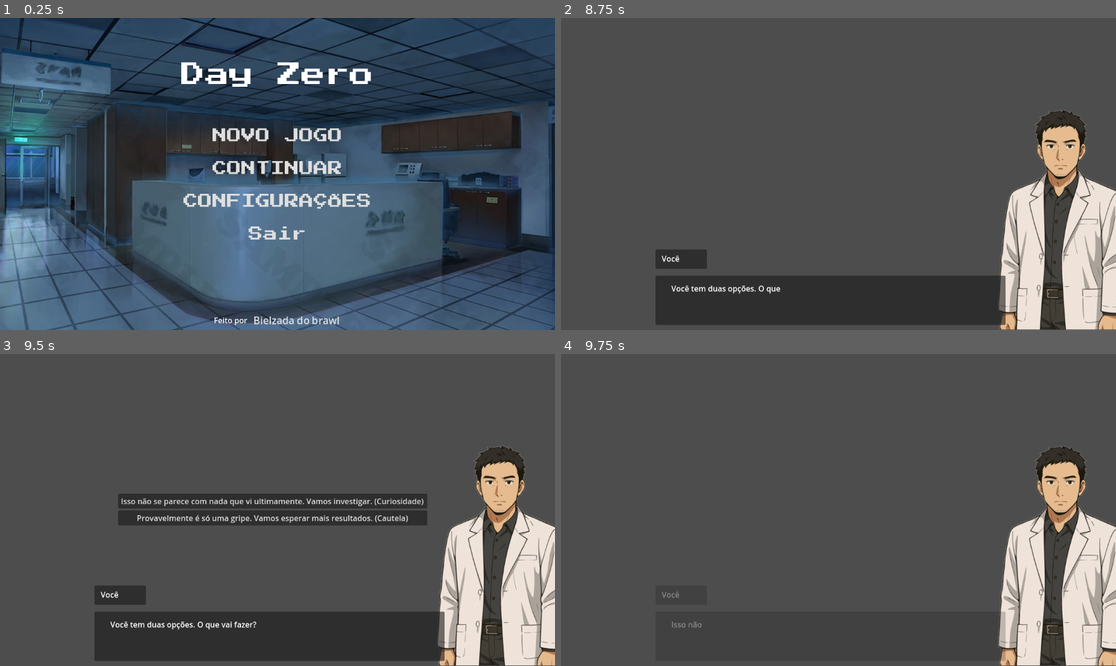
Above: before the commit, frames 1-4 (two rows, left to right).
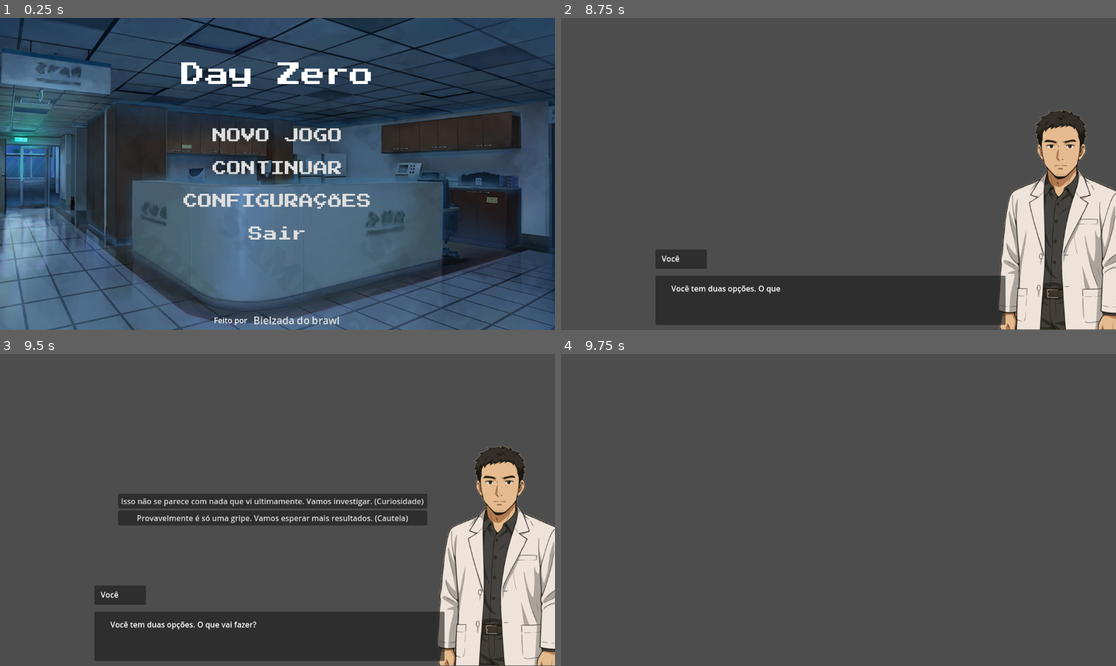
Above: after the commit, the same moments.

Repository: pmas98/Trabalho-Unifor-Jogos
Game: Godot game, scene res://Menu/Menu.tscn
The game is run twice, just before and just after one commit, with the same random seed, the same clock (stepped at 60 frames per second) and the same inputs.
Inputs (mouse positions are in pixels of both pictures, inside the frame that each line leads up to):
- Up to frame 1 (0.25 s): no input
- Up to frame 2 (8.75 s): click "Bielzada do brawl" at 0.5 s; click "CONTINUAR" at 1.25 s; tap Enter (ui_accept) at 2, 2.27, 3.02, 3.5, 4.52, 5.27, 6.02, 7.52, 8.27 s; move the mouse to (960, 158) at 2.02 s; click (960, 158) at 2.17 s; move the mouse to (727, 189) at 2.77 s; click (727, 189) at 2.92 s; move the mouse to (894, 105) at 3.52 s; click (894, 105) at 3.67 s; move the mouse to (810, 236) at 4.27 s; click (810, 236) at 4.42 s; move the mouse to (1005, 220) at 5.02 s; click (1005, 220) at 5.17 s; move the mouse to (672, 127) at 5.77 s; click (672, 127) at 5.92 s; move the mouse to (866, 174) at 6.52 s; click (866, 174) at 6.67 s; move the mouse to (755, 96) at 7.27 s; click (755, 96) at 7.42 s; move the mouse to (960, 158) at 8.02 s; click (960, 158) at 8.17 s
- Up to frame 3 (9.5 s): move the mouse to (166, 525) at 8.77 s; click (166, 525) at 8.92 s; tap Enter (ui_accept) at 9.02 s
- Up to frame 4 (9.75 s): click "Isso não se parece com nada q…" at 9.5 s

Frames 1-3 are identical in both runs. In frame 4, 10% of the frame differs, in the area x 18-100%, y 29-100%.

Commit message:
Arvore de decisões

Diff:
--- a/Chapters/Chapter1/chapter_1.gd
+++ b/Chapters/Chapter1/chapter_1.gd
@@ -8,9 +8,8 @@
 var dialogue_data : Dictionary
 # Current position
 var cur_chapter : int = 0
-var cur_scene   : int = 0
-# To track which choice was selected
-var next_scene_id : int = -1
+var cur_scene_id : int = 0  # Changed from cur_scene to cur_scene_id to be more explicit
+var next_scene_id : int = -1  # Track the next scene we should go to
 
 func _ready():
 	# Load+parse the JSON once
@@ -33,101 +32,84 @@
 	var save_data = save_system.load_game()
 	if save_data.has("chapter") and save_data.has("scene_id"):
 		cur_chapter = save_data["chapter"]
-		cur_scene = save_data["scene_id"]
+		cur_scene_id = save_data["scene_id"]
+		# Start with the saved scene instead of always scene 0
+		start_scene_by_id(cur_scene_id)
+	else:
+		# Only start with scene 0 if there's no save data
+		start_scene_by_id(0)
 
-	# Kick off scene
-	start_current_scene()
+func find_scene_by_id(scene_id: int) -> Dictionary:
+	print("Finding scene with ID: ", scene_id)
+	# Search through all scenes in the current chapter to find the one with matching ID
+	for scene in dialogue_data["chapters"][cur_chapter]["scenes"]:
+		if scene.has("id") and scene["id"] == scene_id:
+			print("Found scene: ", scene)
+			return scene
+	print("Scene not found!")
+	return {}
 
-func start_current_scene():
-	# Check if the scene index is valid
-	if cur_scene >= dialogue_data["chapters"][cur_chapter]["scenes"].size():
-		print("End of chapter reached")
+func start_scene_by_id(scene_id: int) -> void:
+	print("Starting scene with ID: ", scene_id)
+	var scene = find_scene_by_id(scene_id)
+	if scene.is_empty():
+		print("Error: Scene with ID ", scene_id, " not found")
 		return
 
-	var scene = dialogue_data["chapters"][cur_chapter]["scenes"][cur_scene]
-	# Wrap the scene in an array since dialogue.start expects an Array of Dictionaries
+	cur_scene_id = scene_id
+	# Start the dialogue with the found scene
 	dialogue.start([scene])
 
 	# Save current progress
 	var save_info = {
 		"chapter": cur_chapter,
-		"scene_id": cur_scene,
+		"scene_id": cur_scene_id,
 		"scene_path": "res://Chapters/Chapter1/Chapter1.tscn"
 	}
 	save_system.update_save_data(save_info)
 
 func _on_dialogue_finished():
-	# Only handle automatic progression if no choice was made
-	if next_scene_id < 0:
-		cur_scene += 1
-		# Wrap to next chapter if needed
-		if cur_scene >= dialogue_data["chapters"][cur_chapter]["scenes"].size():
-			cur_chapter += 1
-			cur_scene = 0
+	print("Dialogue finished for scene: ", cur_scene_id)
 
-			# Check if we've reached the end of all chapters
-			if cur_chapter >= dialogue_data["chapters"].size():
-				print("End of dialogue reached")
+	# If we have a next scene ID set (from a choice), use that
+	if next_scene_id >= 0:
+		print("Using next scene from choice: ", next_scene_id)
+		start_scene_by_id(next_scene_id)
+		next_scene_id = -1  # Reset the next scene ID
+		return
+
+	# Otherwise, try to find the next scene in the current path
+	var current_scene = find_scene_by_id(cur_scene_id)
+	if current_scene.has("next_scene"):
+		print("Using next scene from current scene: ", current_scene.next_scene)
+		start_scene_by_id(current_scene.next_scene)
+		return
+
+	# If no next scene is specified, try to find the next scene in sequence
+	# that matches our current path's requirements
+	var next_scene_id = cur_scene_id + 1
+	while true:
+		var next_scene = find_scene_by_id(next_scene_id)
+		if next_scene.is_empty():
+			print("No more scenes in sequence")
+			break
+
+		# Check if this scene has any requirements
+		if next_scene.has("requires_flag"):
+			# If we have the required flag, show this scene
+			if dialogue.active_flags.has(next_scene.requires_flag):
+				print("Found next valid scene with required flag: ", next_scene_id)
+				start_scene_by_id(next_scene_id)
 				return
+		else:
+			# If no requirements, show this scene
+			print("Found next valid scene without requirements: ", next_scene_id)
+			start_scene_by_id(next_scene_id)
+			return
 
-		start_current_scene()
-	else:
-		# Reset the choice flag
-		next_scene_id = -1
+		next_scene_id += 1
 
-func _on_choice_made(scene_id):
-	print("===> _on_choice_made called with scene_id:", scene_id)
-	next_scene_id = scene_id
-	print("Set next_scene_id to:", next_scene_id)
-
-	# Find the scene with the specified ID in the current chapter
-	var found = false
-	print("Current chapter index:", cur_chapter)
-	var scenes = dialogue_data["chapters"][cur_chapter]["scenes"]
-	print("Number of scenes in current chapter:", scenes.size())
-
-	for i in range(scenes.size()):
-		var scene = scenes[i]
-		print("Checking scene at index", i, "with contents:", scene)
-
-		if scene.has("id"):
-			print("Scene has ID:", scene["id"])
-			if float(scene["id"]) == float(scene_id):
-				print("Match found! Scene index:", i)
-				cur_scene = i
-				found = true
-				print("Set cur_scene to:", cur_scene)
-
-				# Save the choice data
-				var current_scene = dialogue_data["chapters"][cur_chapter]["scenes"][cur_scene - 1]  # Get the scene with choices
-				if current_scene.has("choices"):
-					for choice in current_scene["choices"]:
-						if choice["next_scene"] == scene_id:
-							var choice_data = {
-								"chapter": cur_chapter,
-								"scene_id": cur_scene - 1,
-								"choice_text": choice["text"],
-								"next_scene": scene_id,
-								"timestamp": Time.get_unix_time_from_system()
-							}
-							save_system.add_choice(choice_data)
-							break
-
-				# Start the new scene immediately
-				var new_scene = dialogue_data["chapters"][cur_chapter]["scenes"][cur_scene]
-				dialogue.start([new_scene])
-
-				# Save progress after choice
-				var save_info = {
-					"chapter": cur_chapter,
-					"scene_id": cur_scene,
-					"scene_path": "res://Chapters/Chapter1/Chapter1.tscn"
-				}
-				save_system.update_save_data(save_info)
-				break
-		else:
-			print("Warning: Scene at index", i, "does not have an 'id' key")
-
-	# If the scene ID wasn't found, print an error
-	if not found:
-		print("Error: Could not find scene with ID ", scene_id)
+func _on_choice_made(scene_id: int) -> void:
+	print("Choice made, transitioning to scene: ", scene_id)
+	next_scene_id = scene_id  # Store the next scene ID
+	start_scene_by_id(scene_id)
--- a/Template/dialogue_base.gd
+++ b/Template/dialogue_base.gd
@@ -6,6 +6,7 @@
 var dialogues: Array = []
 var current_index: int = 0
 var tween: Tween
+var active_flags: Dictionary = {}  # Store active flags
 
 # Reference to the choices container (VBoxContainer)
 @onready var choices_container: VBoxContainer = $ChoicesContainer
@@ -17,12 +18,36 @@
 
 # Begin a dialogue sequence: pass an Array of Dictionaries
 func start(dialogue_array: Array) -> void:
+	print("Starting dialogue with array: ", dialogue_array)
 	dialogues = dialogue_array
 	current_index = 0
 	show()
-	show_line(dialogues[0])
+	show_line(dialogues[0])  # Always show the first line directly
+
+func show_next_valid_line() -> void:
+	print("Showing next valid line. Current index: ", current_index)
+	# Find the next valid line that either has no requirements or meets them
+	while current_index < dialogues.size():
+		var line = dialogues[current_index]
+		print("Checking line: ", line)
+		if not line.has("requires_flag") or active_flags.has(line.requires_flag):
+			show_line(line)
+			return
+		current_index += 1
+
+	# If we've gone through all lines, end the dialogue
+	if current_index >= dialogues.size():
+		print("No more valid lines, ending dialogue")
+		hide()
+		dialogue_finished.emit()
 
 func show_line(line: Dictionary) -> void:
+	print("Showing line: ", line)
+	# Set any flags this line might have
+	if line.has("set_flag"):
+		active_flags[line.set_flag] = true
+		print("Set flag: ", line.set_flag)
+
 	# Reset/Hide choices if any lingering
 	choices_container.hide()
 	# Clear all children from the choices container
@@ -62,9 +87,11 @@
 	tween.tween_callback(_on_line_complete)
 
 func _on_line_complete() -> void:
+	print("Line complete. Current index: ", current_index)
 	# If this line has choices, show them instead of normal input
 	var line = dialogues[current_index]
 	if line.has("choices"):
+		print("Showing choices: ", line.choices)
 		show_choices(line.choices)
 	else:
 		set_process_input(true)
@@ -89,12 +116,14 @@
 		set_process_input(false)
 		current_index += 1
 		if current_index >= dialogues.size():
+			print("End of dialogue array reached")
 			hide()
 			dialogue_finished.emit()
 		else:
-			show_line(dialogues[current_index])
+			show_next_valid_line()
 
 func show_choices(choices_array: Array) -> void:
+	print("Setting up choices: ", choices_array)
 	# Populate and display choice buttons
 	for choice in choices_array:
 		var btn = Button.new()
@@ -105,8 +134,8 @@
 	choices_container.show()
 
 func _on_choice_selected(next_scene_id: int) -> void:
+	print("Choice selected with next_scene_id: ", next_scene_id)
 	# Clear UI
-	print("Choice selected with next_scene_id: ", next_scene_id)
 	for child in choices_container.get_children():
 		child.queue_free()
 	choices_container.hide()
@@ -114,6 +143,9 @@
 	# Emit signal with the chosen next_scene_id
 	choice_made.emit(next_scene_id)
 
-	# Don't hide or emit dialogue_finished here - let the chapter handle scene transition
-	# hide()
-	# dialogue_finished.emit()
+	# Don't try to show the next scene here - let the chapter handle it
+	hide()
+
+# Function to reset flags (useful when starting a new game)
+func reset_flags() -> void:
+	active_flags.clear()
--- a/dialogues.json
+++ b/dialogues.json
@@ -8,7 +8,8 @@
 		  "text": "Dr. Lin, temos um novo paciente. Tosse forte, febre alta, falta de ar. Parece pneumonia.",
 		  "sprite": "res://Assets/Nurse.png",
 		  "transition": "fade_in",
-		  "position": "left"
+		  "position": "left",
+		  "next_scene": 1
 		},
 		{
 		  "id": 1,
@@ -16,7 +17,8 @@
 		  "text": "Vou dar uma olhada. Onde está o prontuário dele?",
 		  "sprite": "res://Assets/main_char.png",
 		  "transition": "fade_in",
-		  "position": "right"
+		  "position": "right",
+		  "next_scene": 2
 		},
 		{
 		  "id": 2,
@@ -24,7 +26,8 @@
 		  "text": "Aqui está, doutor. Ele visitou um mercado de frutos do mar recentemente.",
 		  "sprite": "res://Assets/Nurse.png",
 		  "transition": "fade_in",
-		  "position": "left"
+		  "position": "left",
+		  "next_scene": 3
 		},
 		{
 		  "id": 3,
@@ -32,7 +35,8 @@
 		  "text": "Hmm... os sintomas estão agressivos demais para uma gripe comum. O raio-X mostra opacidade em vidro fosco...",
 		  "sprite": "res://Assets/main_char.png",
 		  "transition": "fade_in",
-		  "position": "right"
+		  "position": "right",
+		  "next_scene": 4
 		},
 		{
 		  "id": 4,
@@ -40,7 +44,8 @@
 		  "text": "Concordo, Lin. Isso não está normal.",
 		  "sprite": "res://Assets/ZhangYu_main.png",
 		  "transition": "fade_in",
-		  "position": "left"
+		  "position": "left",
+		  "next_scene": 5
 		},
 		{
 		  "id": 5,
@@ -66,12 +71,134 @@
 		  "text": "Isso não se parece com nada que vi ultimamente. Melhor investigarmos mais a fundo.",
 		  "sprite": "res://Assets/main_char.png",
 		  "transition": "fade_in",
-		  "position": "right"
+		  "position": "right",
+		  "set_flag": "investigative_approach",
+		  "next_scene": 16
 		},
 		{
 		  "id": 7,
 		  "speaker": "Você",
 		  "text": "Provavelmente é só uma gripe. Vamos esperar os próximos exames para confirmar.",
+		  "sprite": "res://Assets/main_char.png",
+		  "transition": "fade_in",
+		  "position": "right",
+		  "set_flag": "cautious_approach",
+		  "next_scene": 8
+		},
+		{
+		  "id": 8,
+		  "speaker": "Dr. Zhang",
+		  "text": "Lin, o paciente está piorando rapidamente. A febre subiu para 40°C e ele está com dificuldade respiratória severa.",
+		  "sprite": "res://Assets/ZhangYu_main.png",
+		  "transition": "fade_in",
+		  "position": "left",
+		  "requires_flag": "cautious_approach",
+		  "next_scene": 9
+		},
+		{
+		  "id": 9,
+		  "speaker": "Você",
+		  "text": "Precisamos agir rápido. O que você sugere?",
+		  "sprite": "res://Assets/main_char.png",
+		  "transition": "fade_in",
+		  "position": "right",
+		  "requires_flag": "cautious_approach",
+		  "choices": [
+			{
+			  "text": "Vamos iniciar tratamento com antibióticos de amplo espectro. (Agressivo)",
+			  "next_scene": 10,
+			  "set_flag": "aggressive_treatment"
+			},
+			{
+			  "text": "Precisamos de mais exames antes de decidir o tratamento. (Cauteloso)",
+			  "next_scene": 11,
+			  "set_flag": "more_tests"
+			}
+		  ]
+		},
+		{
+		  "id": 10,
+		  "speaker": "Você",
+		  "text": "Vamos iniciar com ceftriaxona e azitromicina. Monitorar de perto a resposta.",
+		  "sprite": "res://Assets/main_char.png",
+		  "transition": "fade_in",
+		  "position": "right",
+		  "requires_flag": "aggressive_treatment",
+		  "next_scene": 16
+		},
+		{
+		  "id": 11,
+		  "speaker": "Você",
+		  "text": "Vamos pedir hemocultura, PCR para vírus respiratórios e um novo raio-X.",
+		  "sprite": "res://Assets/main_char.png",
+		  "transition": "fade_in",
+		  "position": "right",
+		  "requires_flag": "more_tests",
+		  "next_scene": 12
+		},
+		{
+		  "id": 12,
+		  "speaker": "Nurse",
+		  "text": "Doutor, os resultados do PCR chegaram. É positivo para um novo coronavírus!",
+		  "sprite": "res://Assets/Nurse.png",
+		  "transition": "fade_in",
+		  "position": "left",
+		  "requires_flag": "more_tests",
+		  "next_scene": 13
+		},
+		{
+		  "id": 13,
+		  "speaker": "Você",
+		  "text": "Um novo coronavírus? Isso é sério. Precisamos isolar o paciente imediatamente.",
+		  "sprite": "res://Assets/main_char.png",
+		  "transition": "fade_in",
+		  "position": "right",
+		  "requires_flag": "more_tests",
+		  "choices": [
+			{
+			  "text": "Alertar as autoridades de saúde. (Responsável)",
+			  "next_scene": 14,
+			  "set_flag": "alerted_authorities"
+			},
+			{
+			  "text": "Manter em observação por enquanto. (Discreto)",
+			  "next_scene": 15,
+			  "set_flag": "kept_quiet"
+			}
+		  ]
+		},
+		{
+		  "id": 14,
+		  "speaker": "Você",
+		  "text": "Dr. Zhang, precisamos notificar o CDC imediatamente. Este pode ser um caso de um novo patógeno.",
+		  "sprite": "res://Assets/main_char.png",
+		  "transition": "fade_in",
+		  "position": "right",
+		  "requires_flag": "alerted_authorities",
+		  "next_scene": 16
+		},
+		{
+		  "id": 15,
+		  "speaker": "Você",
+		  "text": "Vamos manter o paciente isolado e monitorar de perto. Sem pânico por enquanto.",
+		  "sprite": "res://Assets/main_char.png",
+		  "transition": "fade_in",
+		  "position": "right",
+		  "requires_flag": "kept_quiet",
+		  "next_scene": 16
+		},
+		{
+		  "id": 16,
+		  "speaker": "Dr. Zhang",
+		  "text": "Lin, o paciente está se recuperando bem com o tratamento. Boa decisão!",
+		  "sprite": "res://Assets/ZhangYu_main.png",
+		  "transition": "fade_in",
+		  "position": "left"
+		},
+		{
+		  "id": 17,
+		  "speaker": "Você",
+		  "text": "Obrigado, Dr. Zhang. Cada caso nos ensina algo novo.",
 		  "sprite": "res://Assets/main_char.png",
 		  "transition": "fade_in",
 		  "position": "right"
